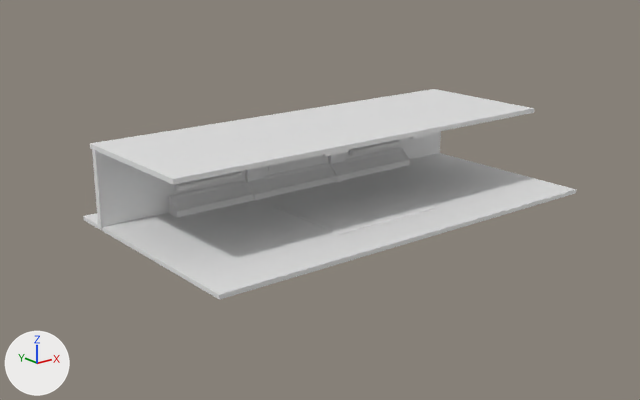
One commit to the FBX model Assets/Assets/3D/MatePlayer_scene/MatePlayer_scene.fbx: the scene before it, then after it.
Rendered twice from a 50 mm lens placed at (-81.3, -96.5, 40.4), pointed at (-2.7, 1.7, 1.1). Arrows for +X, +Y and +Z are at lower left; the lights stay in place. Where no turn or scale is listed for an object, it has been applied to the vertices.

The scene before the commit, as lines of its bpy script (objects in view):
```python
ob_ceiling_pillars = bpy.data.objects.new('Ceiling_pillars', me_cube_018)
ob_ceiling_pillars.location = (0.0, 0.2, 11.3)
ob_ground = bpy.data.objects.new('Ground', me_cube)
ob_ground.location = (0.0, 0.0, 0.0)
ob_ground_center = bpy.data.objects.new('Ground_center', me_cube_020)
ob_ground_center.location = (0.0, -3.3, 0.6)
ob_operation_desk_left = bpy.data.objects.new('Operation desk_Left', me_cube_023)
ob_operation_desk_left.location = (-16.1, 10.0, 5.9)
ob_operation_desk_right = bpy.data.objects.new('Operation desk_Right', me_cube_022)
ob_operation_desk_right.location = (16.1, 10.0, 5.9)
ob_pillars = bpy.data.objects.new('Pillars', me_cube_006)
ob_pillars.location = (0.0, 0.0, 0.5)
ob_wall = bpy.data.objects.new('Wall', me_cube_001)
ob_wall.location = (0.0, 11.6, 6.0)
ob_wall_glass = bpy.data.objects.new('Wall_glass', me_cube_003)
ob_wall_glass.location = (0.0, 11.1, 6.0)
ob_wall_pillars = bpy.data.objects.new('Wall_pillars', me_cube_021)
ob_wall_pillars.location = (0.0, 10.5, 5.9)
# also in view: 'Ceiling' at (0.0, 2.5, 11.7); 'Operation desk_center' at (0.0, 10.0, 5.9)
```
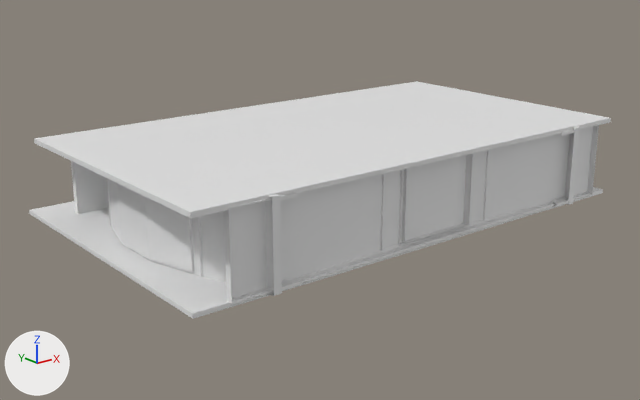
Commit message: [Add] The new mate player scene.

Where the newer file only moved an object's origin or applied its transform, the numbers keep the older frame.

Edits to the bpy script that builds the scene:
```text
Change me_cube_002:
    where me_cube_002.from_pydata(...)  # 8 vertices, 6 faces; spans x -32.8..32.8, y -11.1..11.1, z -0.3..0.3
    me_cube_002 part 2: the whole mesh is scaled about its middle by (1.12, 1.87, 1), then moved by (-0.8, -2.2, 0.0)
Change me_cube:
    where me_cube.from_pydata(...)  # 8 vertices, 6 faces; spans x -32.8..32.8, y -17.9..17.9, z 0.1..0.7
    me_cube part 1
    me_cube.vertices[0].co: (-32.8, -17.9, 0.7) -> (-37.7, -20.4, 0.7)  # pixel (219, 294) -> pixel (192, 313)
    me_cube.vertices[1].co: (-32.8, -17.9, 0.1) -> (-37.7, -20.4, 0.1)  # pixel (219, 299) -> pixel (192, 318)
    me_cube.vertices[2].co: (-32.8, 17.9, 0.7) -> (-37.7, 25.4, 0.7)  # pixel (83, 216) -> pixel (29, 209)
    me_cube.vertices[3].co: (-32.8, 17.9, 0.1) -> (-37.7, 25.4, 0.1)  # pixel (83, 219) -> pixel (29, 213)
    me_cube.vertices[4].co: (32.8, -17.9, 0.7) -> (36.1, -20.4, 0.7)  # pixel (576, 189) -> pixel (602, 189)
    me_cube.vertices[5].co: (32.8, -17.9, 0.1) -> (36.1, -20.4, 0.1)  # pixel (576, 193) -> pixel (602, 193)
    me_cube.vertices[6].co: (32.8, 17.9, 0.7) -> (36.1, 25.4, 0.7)
    me_cube.vertices[7].co: (32.8, 17.9, 0.1) -> (36.1, 25.4, 0.1)
Add me_cube_036:
    me_cube_036.from_pydata([(33.0, -1.0, -5.6), (33.0, -1.0, 5.6), (-33.0, -1.0, -5.6), (-33.0, -1.0, 5.6), (33.0, 0.0, -5.6), (33.0, 0.0, 5.6), (-33.0, 0.0, 5.6), (-33.0, 0.0, -5.6), (5.9, 0.5, -4.9), (5.9, 0.5, 4.9), (-5.9, 0.5, 4.9), (-5.9, 0.5, -4.9)], [], [(4, 5, 1, 0), (2, 3, 6, 7), (0, 2, 7, 4), (3, 1, 5, 6), (8, 9, 5, 4), (10, 11, 7, 6), (11, 8, 4, 7), (9, 10, 6, 5)])
Add me_cube_043:
    me_cube_043.from_pydata([(5.86, 0.54, -4.91), (5.86, 0.54, 4.96), (-5.86, 0.54, 4.96), (-5.86, 0.54, -4.91), (5.86, 1.25, -4.91), (5.86, 1.25, 4.96), (-5.86, 1.25, 4.96), (-5.86, 1.25, -4.91)], [], [(3, 7, 4, 0), (0, 4, 5, 1), (1, 5, 6, 2), (2, 6, 7, 3), (5, 4, 7, 6)])
Remove ob_ceiling_pillars:
    ob_ceiling_pillars = bpy.data.objects.new('Ceiling_pillars', me_cube_018)
Remove ob_wall:
    ob_wall = bpy.data.objects.new('Wall', me_cube_001)
Remove ob_wall_pillars:
    ob_wall_pillars = bpy.data.objects.new('Wall_pillars', me_cube_021)
Remove ob_wall_glass:
    ob_wall_glass = bpy.data.objects.new('Wall_glass', me_cube_003)
Remove ob_operation_desk_right:
    ob_operation_desk_right = bpy.data.objects.new('Operation desk_Right', me_cube_022)
Remove ob_operation_desk_left:
    ob_operation_desk_left = bpy.data.objects.new('Operation desk_Left', me_cube_023)
Remove ob_pillars:
    ob_pillars = bpy.data.objects.new('Pillars', me_cube_006)
Add ob_pillars_right:
    ob_pillars_right = bpy.data.objects.new('Pillars_Right', me_cube_031)  # 32 vertices, 20 faces; spans x -31.7..31.7, y -16.1..16.1, z -5.8..5.8
    ob_pillars_right.location = (0.0, -0.4, 6.0)
Add ob_wall_back:
    ob_wall_back = bpy.data.objects.new('Wall_back', me_cube_036)
    ob_wall_back.location = (0.0, -19.6, 6.0)
Add ob_wall_rl:
    ob_wall_rl = bpy.data.objects.new('Wall_RL', me_cube_034)  # 80 vertices, 56 faces; spans x -35.0..35.0, y -20.7..20.7, z -5.8..5.8
    ob_wall_rl.location = (0.0, -0.4, 6.0)
Add ob_pillars_back:
    ob_pillars_back = bpy.data.objects.new('Pillars_back', me_cube_038)  # 48 vertices, 30 faces; spans x -9.6..9.6, y -1.2..1.5, z -5.5..5.6
    ob_pillars_back.location = (0.0, -18.2, 6.0)
Add ob_wall_door:
    ob_wall_door = bpy.data.objects.new('Wall_Door', me_cube_043)
    ob_wall_door.location = (0.0, -20.1, 6.0)
Add ob_wall_rl_light:
    ob_wall_rl_light = bpy.data.objects.new('Wall_RL_Light', me_cube_028)  # 32 vertices, 28 faces; spans x -34.1..34.1, y -10.6..10.6, z -5.0..5.0
    ob_wall_rl_light.location = (0.0, -0.4, 6.0)
Add ob_wall_front:
    ob_wall_front = bpy.data.objects.new('Wall_front', me_cube_001_1)  # 16 vertices, 12 faces; spans x -33.0..33.0, y -0.5..1.0, z -5.6..5.6
    ob_wall_front.location = (0.0, 19.1, 6.0)
Add ob_ceiling_pillars_rl:
    ob_ceiling_pillars_rl = bpy.data.objects.new('Ceiling_pillars_RL', me_cube_033)  # 128 vertices, 92 faces; spans x -33.8..33.8, y -20.7..20.7, z -5.5..5.5
    ob_ceiling_pillars_rl.location = (0.0, -0.4, 6.1)
```

Boxes (x1, y1, x2, y2) around the edits, measured in the pictures (640 x 400 px):
'Ceiling', mesh rescaled (30% wider, 42% taller)
    before: (90, 89, 534, 185)
    after: (34, 81, 611, 218)
'Ground', reshaped
    before: (83, 153, 576, 300)
    after: (29, 187, 603, 319)
'Wall_back', added
    after: (224, 124, 599, 305)
'Wall', deleted
    before: (92, 131, 441, 229)
'Wall_RL_Light', added
    after: (108, 179, 194, 272)
'Wall_Door', added
    after: (402, 154, 471, 243)
'Wall_RL', added
    after: (177, 126, 580, 296)
'Operation desk_Left', deleted
    before: (169, 180, 254, 217)
'Wall_front', added
    after: (71, 161, 108, 214)
'Operation desk_Right', deleted
    before: (346, 148, 410, 178)
'Pillars', deleted
    before: (245, 152, 352, 200)
'Wall_pillars', deleted
    before: (175, 140, 400, 191)
'Ceiling_pillars_RL', added
    after: (122, 130, 575, 290)
'Pillars_back', added
    after: (381, 151, 488, 251)
'Wall_glass', deleted
    before: (268, 155, 324, 171)
'Pillars_Right', added
    after: (106, 178, 203, 278)
'Ceiling_pillars', deleted
    before: (322, 133, 434, 156)
'Ground_center', unchanged, covered by the edit
    before: (274, 184, 439, 235)
'Operation desk_center', unchanged, covered by the edit
    before: (265, 163, 337, 196)
